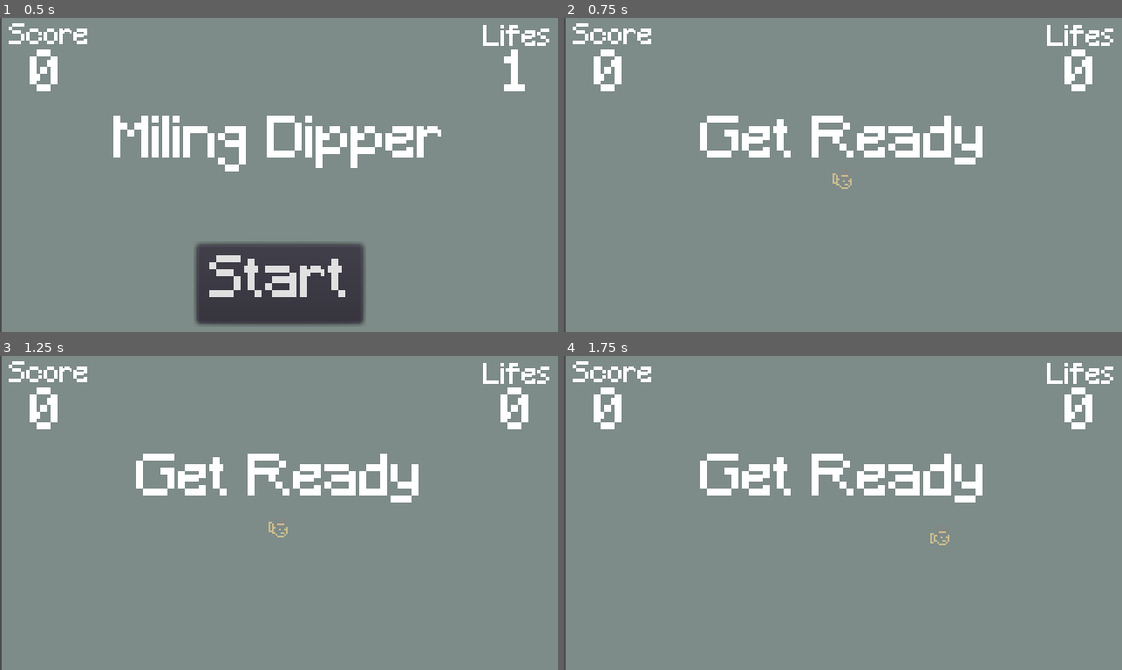
Above: before the commit, frames 1-4 (two rows, left to right).
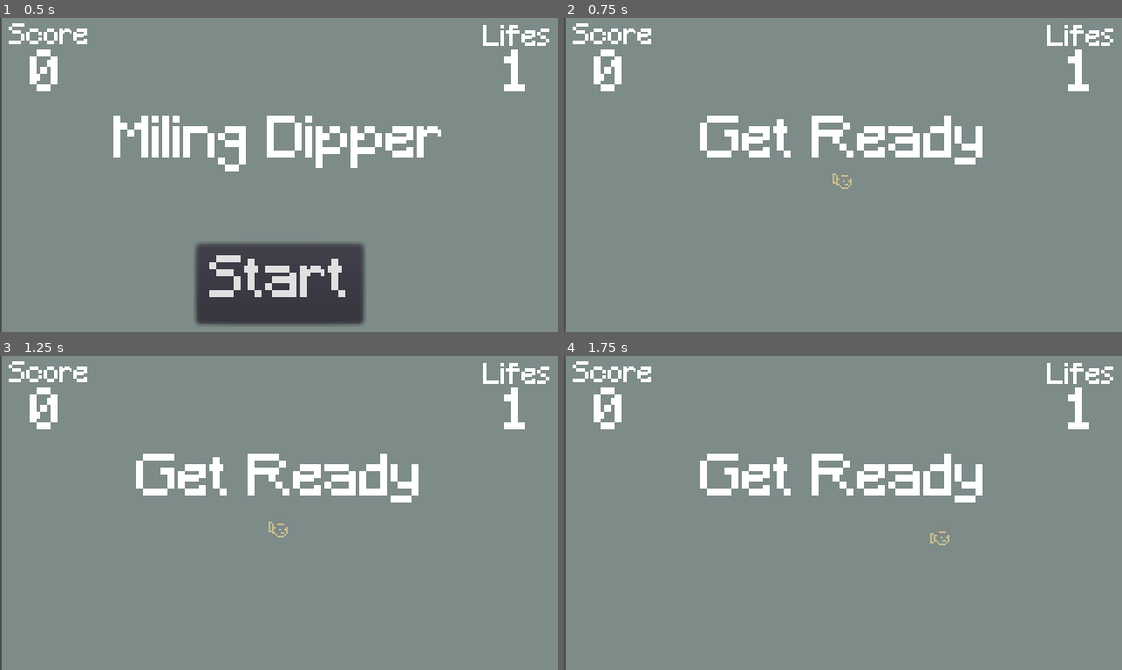
Above: after the commit, the same moments.

Repository: gabrielmadeiracamargo/Miling-Dipper
Game: Godot game, scene res://Main.tscn
The game is run twice, just before and just after one commit, with the same random seed, the same clock (stepped at 60 frames per second) and the same inputs.
Inputs:
- Up to frame 1 (0.5 s): no input
- Up to frame 2 (0.75 s): click "Start" at 0.5 s
- Up to frame 3 (1.25 s): no input
- Up to frame 4 (1.75 s): tap Enter at 1.25 s; hold Right (ui_right) from 1.28 s (still down)

Frame 1 is identical in both runs. In frame 2, 0.4% of the frame differs, in the area x 89-95%, y 10-24%; in frame 3, 0.4%; in frame 4, 0.4%.

Commit message:
Retoques na HUD e spawn de inimigos
Essa é a v0.8-beta

Diff:
--- a/Main.gd
+++ b/Main.gd
@@ -2,7 +2,7 @@
 
 export (PackedScene) var Mob
 var score : int = 0
-var life = 1
+var life = 0
 
 const SAVE_DIR = "user://saves/"
 var save_path = SAVE_DIR + "save.dat"
@@ -13,7 +13,7 @@
 
 func _process(_delta):
 	save_highscore()
-	$Vidas.text = str(life)
+	$Vidas.text = str(life + 1)
 
 func game_over():
 	life -= 1
@@ -58,6 +58,11 @@
 			$Player/AnimatedSprite.scale.y += 0.1
 			$Player/CollisionShape2D.scale.y += 0.1
 
+			$Player/AnimatedSprite.scale.x += 0.1
+			$Player/CollisionShape2D.scale.x += 0.1
+			$Player/AnimatedSprite.scale.y += 0.1
+			$Player/CollisionShape2D.scale.y += 0.1
+
 
 func _on_MobTimer_timeout():
 	$MobPath/MobSpawnLocation.offset = randi()
--- a/Main.tscn
+++ b/Main.tscn
@@ -6,16 +6,16 @@
 [ext_resource path="res://HUD.tscn" type="PackedScene" id=4]
 [ext_resource path="res://assets/Xolonium-Regular.ttf" type="DynamicFontData" id=5]
 
-[sub_resource type="Curve2D" id=1]
+[sub_resource type="Curve2D" id=5]
 _data = {
-"points": PoolVector2Array( 0, 0, 0, 0, 0, 0, 0, 0, 0, 0, 320, 0, 0, 0, 0, 0, 320, 176 )
+"points": PoolVector2Array( 0, 0, 0, 0, 0, 0, 0, 0, 0, 0, 320, 0, 0, 0, 0, 0, 320, 176, 0, 0, 0, 0, -1.5, 177 )
 }
 
-[sub_resource type="DynamicFont" id=2]
+[sub_resource type="DynamicFont" id=6]
 size = 32
 font_data = ExtResource( 5 )
 
-[sub_resource type="DynamicFont" id=3]
+[sub_resource type="DynamicFont" id=7]
 font_data = ExtResource( 5 )
 
 [sub_resource type="DynamicFont" id=4]
@@ -41,7 +41,7 @@
 position = Vector2( 160, 90 )
 
 [node name="MobPath" type="Path2D" parent="."]
-curve = SubResource( 1 )
+curve = SubResource( 5 )
 
 [node name="MobSpawnLocation" type="PathFollow2D" parent="MobPath"]
 
--- a/project.godot
+++ b/project.godot
@@ -19,6 +19,7 @@
 
 window/size/width=320
 window/size/height=180
+window/size/resizable=false
 window/size/test_width=960
 window/size/test_height=540
 window/handheld/orientation="portrait"
Not shown: 2 places in Main.tscn that only renumber resources
